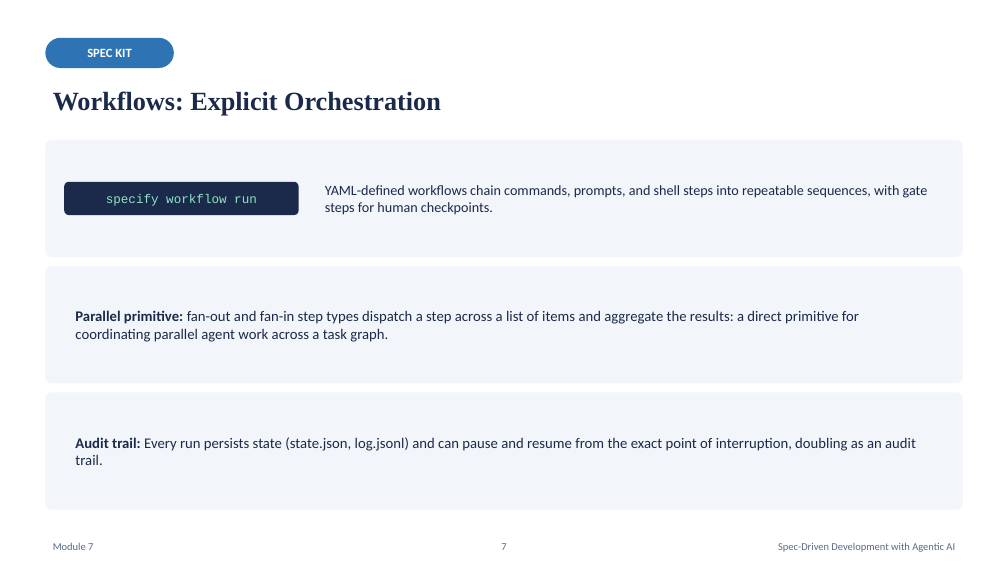
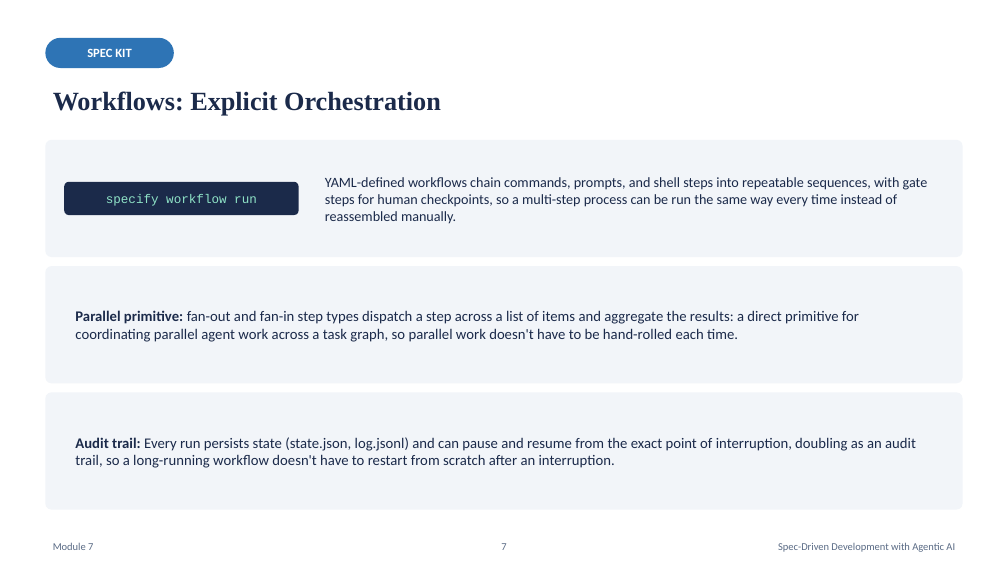
Before and after one commit to karthikasturi/sdd-with-agentic-ai, a slide deck: slide 7 of presentation/Module-7_Multi-Agent-Workflows-and-Team-Adoption.pptx. Drawn at 1008x567 pixels with LibreOffice and Linux fonts; fonts in the diff are those of the drawing. Boxes give left, top, right and bottom in pixels: in the first picture for what was removed or moved away, otherwise in the second. Text is boxed around its words. In the diff, an @@ line names an element or a change of style, - is before the commit and + after.

```diff
--- a/presentation/Module-7_Multi-Agent-Workflows-and-Team-Adoption.pptx
+++ b/presentation/Module-7_Multi-Agent-Workflows-and-Team-Adoption.pptx
@@ text at [325,177,928,224]: text changed @@
-YAML-defined workflows chain commands, prompts, and shell steps into repeatable sequences, with gate steps for human checkpoints.
+YAML-defined workflows chain commands, prompts, and shell steps into repeatable sequences, with gate steps for human checkpoints, so a multi-step process can be run the same way every time instead of reassembled manually.
@@ text at [75,310,859,342]: text changed @@
-Parallel primitive: fan-out and fan-in step types dispatch a step across a list of items and aggregate the results: a direct primitive for coordinating parallel agent work across a task graph.
+Parallel primitive: fan-out and fan-in step types dispatch a step across a list of items and aggregate the results: a direct primitive for coordinating parallel agent work across a task graph, so parallel work doesn't have to be hand-rolled each time.
@@ text at [75,437,916,468]: text changed @@
-Audit trail: Every run persists state (state.json, log.jsonl) and can pause and resume from the exact point of interruption, doubling as an audit trail.
+Audit trail: Every run persists state (state.json, log.jsonl) and can pause and resume from the exact point of interruption, doubling as an audit trail, so a long-running workflow doesn't have to restart from scratch after an interruption.
```
Also in this commit, not shown: 5 other slides changed, 17 other files.
